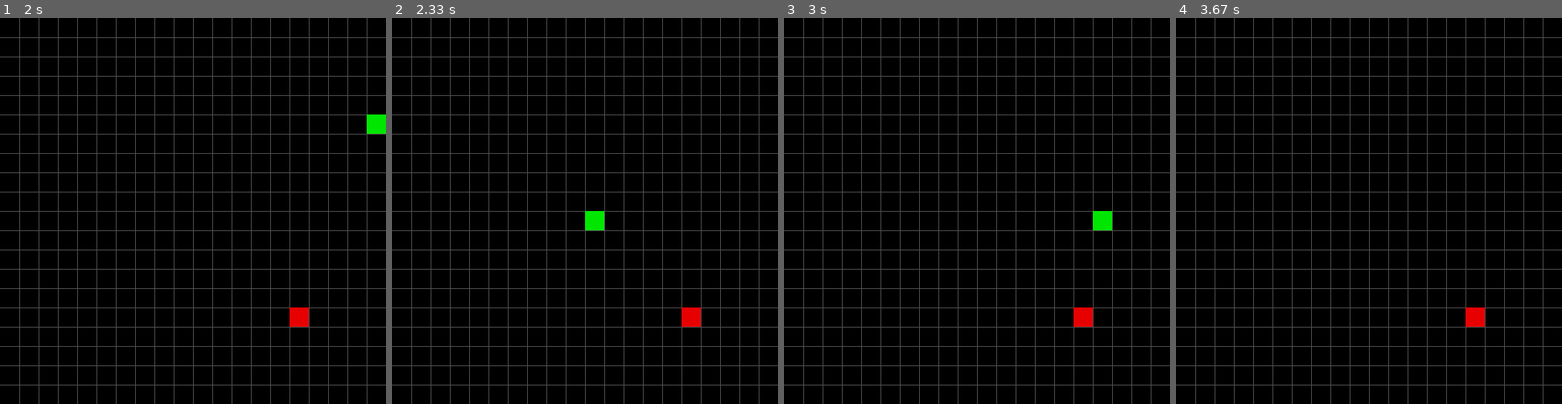
Above: before the commit, frames 1-4 (left to right).
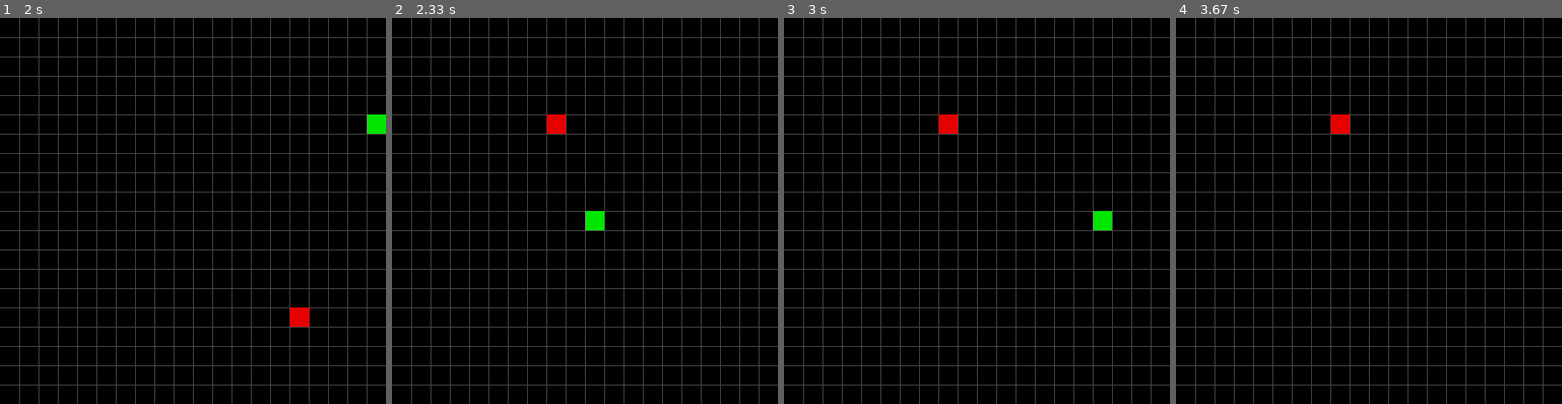
Above: after the commit, the same moments.

Repository: codingexpert1999/snake-pygame
Game: pygame game, started from main.py
Two runs of this game, one before a commit and one after it. Both use one fixed random seed, a clock stepped at 60 frames per second and the inputs below.
Inputs:
- Up to frame 1 (2 s): tap Space at 0.33 s; hold Right 0.67-1.13 s; hold Up 1.17-1.63 s; hold Right from 1.67 s (still down)
- Up to frame 2 (2.33 s): release Right at 2.13 s; tap Space at 2.17 s
- Up to frame 3 (3 s): no input
- Up to frame 4 (3.67 s): hold Down 3.13-3.43 s; hold Left from 3.47 s (still down)

Frame 1 is identical in both runs. In frame 2, 0.5% of the frame differs, in the area x 40-80%, y 25-80%; in frame 3, 0.5%; in frame 4, 0.5%.

Commit message:
Completed

Diff:
--- a/main.py
+++ b/main.py
@@ -31,7 +31,8 @@
 
 grid = Grid(window, SCREEN_WIDTH, SCREEN_HEIGHT, SQUARE_SIZE)
 snake = Snake(snake_pos_x, snake_pos_y, snake_dir, SQUARE_SIZE)
-food = Food(15, 15, SCREEN_WIDTH / SQUARE_SIZE, SCREEN_HEIGHT / SQUARE_SIZE, SQUARE_SIZE)
+food = Food(15, 15, SCREEN_WIDTH / SQUARE_SIZE,
+            SCREEN_HEIGHT / SQUARE_SIZE, SQUARE_SIZE)
 menu = Menu(window, SCREEN_WIDTH, SCREEN_HEIGHT)
 
 clock = pygame.time.Clock()
@@ -52,7 +53,7 @@
             gameOver = True
 
         if snake.checkFoodCollision(food):
-            food.placeRandom()
+            food.eaten = True
             snake.grow()
             score += 1
 
@@ -88,6 +89,8 @@
                     if gameOver:
                         gameOver = False
                         score = 0
-                        snake = Snake(snake_pos_x, snake_pos_y, snake_dir, SQUARE_SIZE)
+                        snake = Snake(snake_pos_x, snake_pos_y,
+                                      snake_dir, SQUARE_SIZE)
+                        food.placeRandom()
 
     pygame.display.update()
--- a/models/food/__init__.py
+++ b/models/food/__init__.py
@@ -16,6 +16,7 @@
 
     def draw(self, window):
         if self.eaten:
+            self.eaten = False
             self.placeRandom()
 
         pygame.draw.rect(window, (230, 0, 0), pygame.Rect(self.posX * self.square_size, self.posY * self.square_size, self.square_size, self.square_size))
